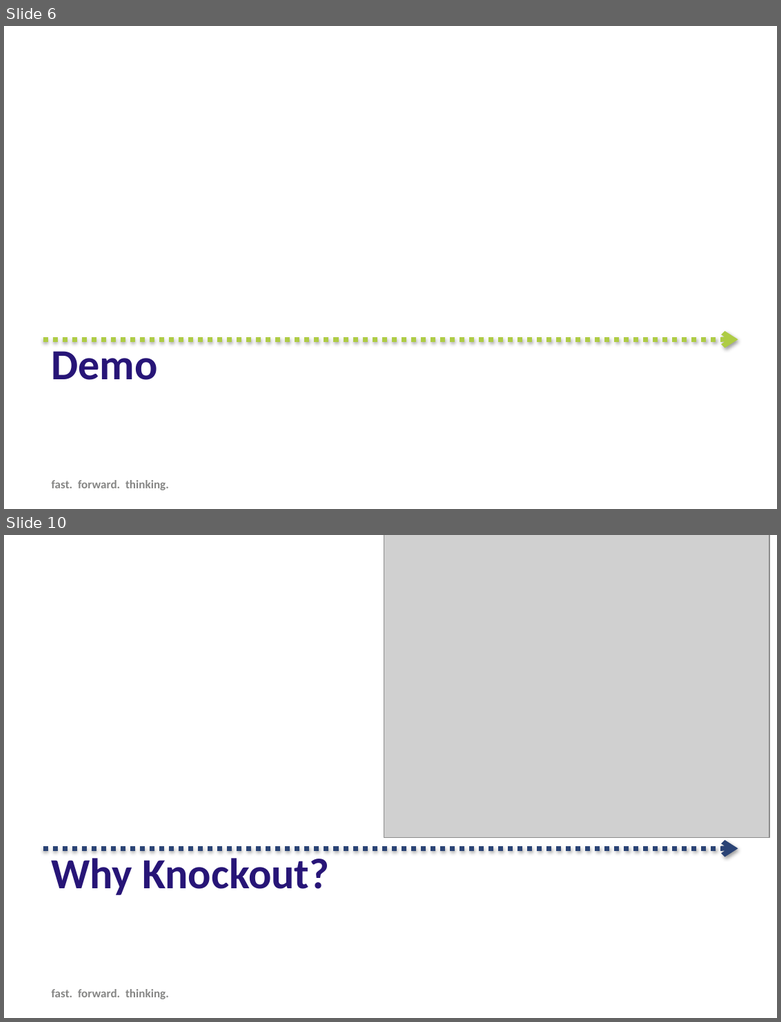
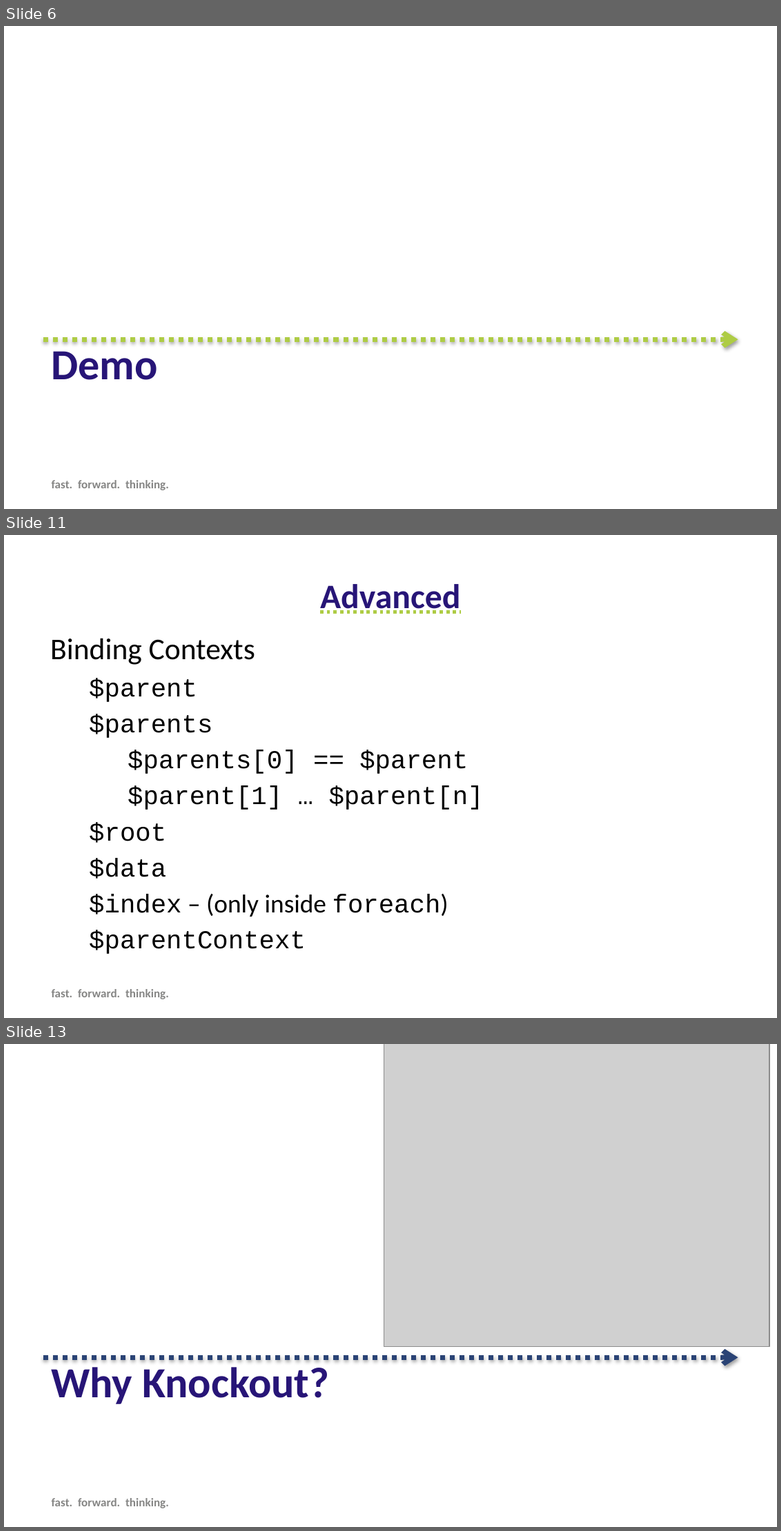
Before and after one commit to SteveDuitsman/MVVM_Examples, a slide deck: Forward Thinking KnockoutJS.pptx. Shown one above the other, each under a label of ours: slides 6 and 10 before the commit, slides 6, 11 and 13 after it; the slides between them are not shown. The pictures are 781x1022 and 781x1531 pixels, drawn with LibreOffice and Linux fonts; fonts in the diff are those of the drawing; grey boxes stand for pictures; background and template pictures are left out. Boxes give left, top, right and bottom in pixels: in the first picture for what was removed or moved away, otherwise in the second. Text is boxed around its words. In the diff, an @@ line names an element or a change of style, - is before the commit and + after.

Commit message:
debug text update, update ppt

```diff
--- a/Forward Thinking KnockoutJS.pptx
+++ b/Forward Thinking KnockoutJS.pptx
@@ slide 11 added at (4, 535, 777, 1018), background #FFFFFF @@
@@ title added at (320, 584, 461, 614), 32 pt, text #271577, bold, underline @@
+Advanced
@@ text added at (50, 638, 484, 954), 24 pt, text #000000 @@
+Binding Contexts
+  $parent
+  $parents
+  $parents[0] == $parent
+  $parent[1] … $parent[n]
+  $root
+  $data
+  $index – (only inside foreach)
+  $parentContext
@@ text added at (52, 989, 169, 999), 11 pt, text #868685, bold @@
+fast. forward. thinking.
@@ what was slide 10 is now slide 13 @@
```
Also in this commit, not shown: 3 slides changed, 2 other slides added, 1 other file.
